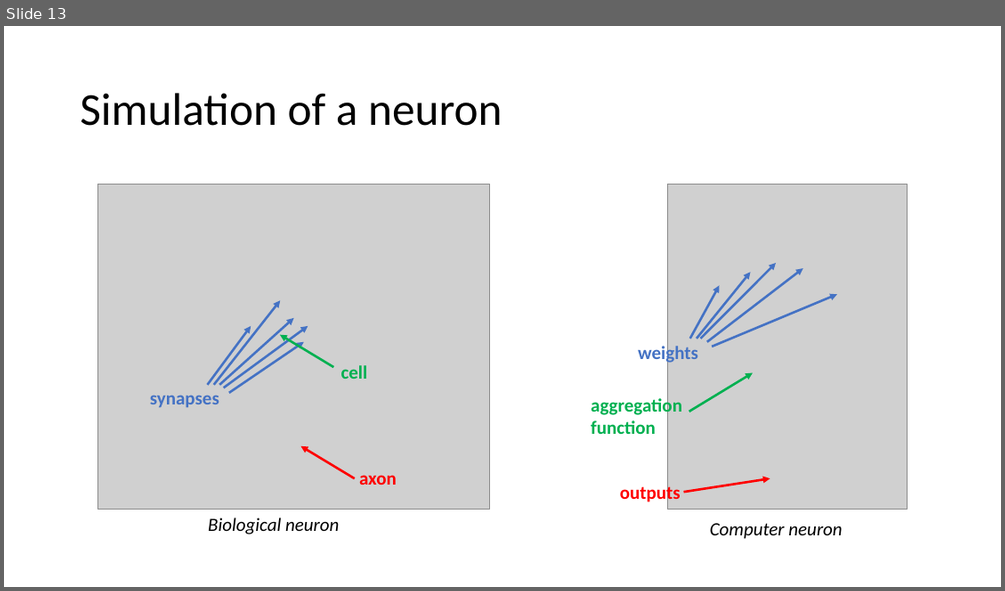
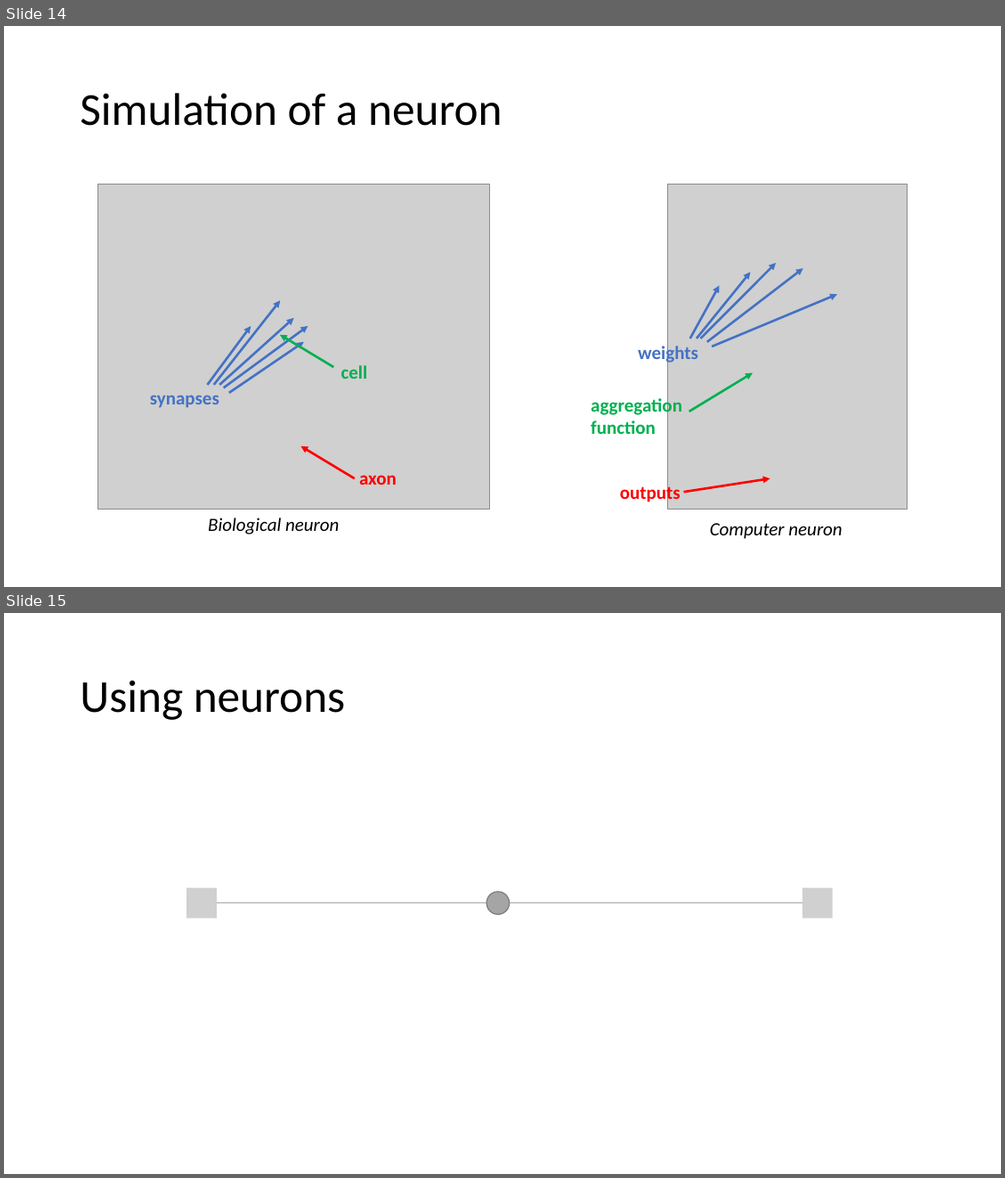
Before and after one commit to MICS-Lab/DeepLearningCourse, a slide deck: Slides_1.pptx. Shown one above the other, each under a label of ours: slide 13 before the commit, slides 14 and 15 after it. The pictures are 1005x591 and 1005x1178 pixels, drawn with LibreOffice and Linux fonts; fonts in the diff are those of the drawing; grey boxes stand for pictures. Boxes give left, top, right and bottom in pixels: in the first picture for what was removed or moved away, otherwise in the second. Text is boxed around its words. In the diff, an @@ line names an element or a change of style, - is before the commit and + after.

```diff
--- a/Slides_1.pptx
+++ b/Slides_1.pptx
@@ slide 15 added at box(4, 613, 1001, 1174), background #FFFFFF @@
@@ title added at box(80, 680, 346, 720), 44 pt, text #000000 @@
+Using neurons
@@ picture added at box(186, 887, 217, 917) @@
@@ line added from (486, 903) to (217, 903), #A6A6A6 0.5 pt @@
@@ ellipse added at box(486, 892, 510, 915), fill #A5A5A5, outline #7A7A7A 1 pt @@
@@ line added from (510, 903) to (802, 903), #A6A6A6 0.5 pt @@
@@ picture added at box(802, 887, 833, 917) @@
@@ what was slide 13 is now slide 14 @@
```
Also in this commit, not shown: 2 slides changed, 11 other slides added, 1 slide removed, 1 other file.
